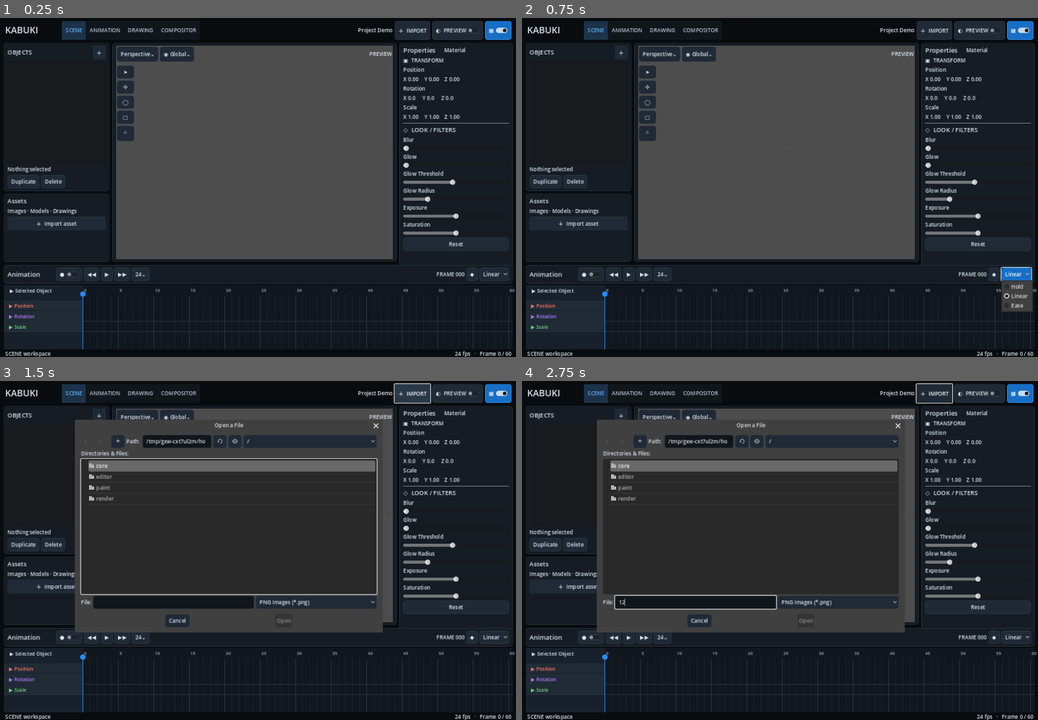
Above: before the commit, frames 1-4 (two rows, left to right).
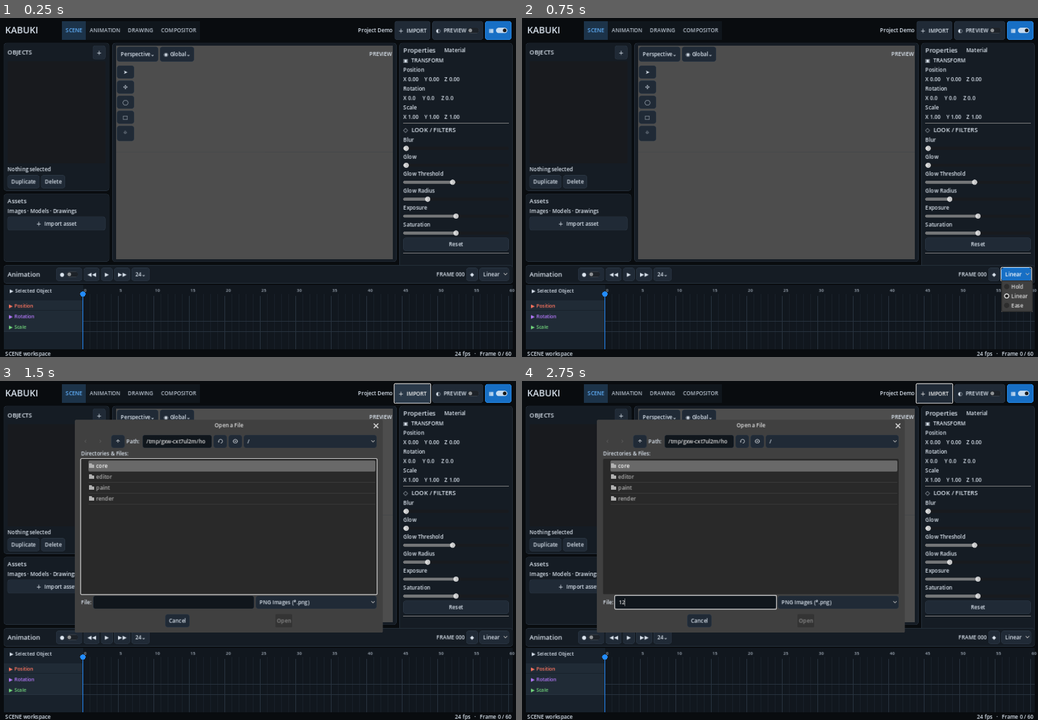
Above: after the commit, the same moments.

Repository: Onnevan/Kabuki
Game: Godot game, scene res://editor/main.tscn
Same seed, same stepped clock (60 frames per second), same inputs: the game is played once before the commit and once after it.
Inputs (mouse positions are in pixels of both pictures, inside the frame that each line leads up to):
- Up to frame 1 (0.25 s): no input
- Up to frame 2 (0.75 s): click "Linear" at 0.5 s
- Up to frame 3 (1.5 s): click "＋ IMPORT" at 1.25 s
- Up to frame 4 (2.75 s): click (697, 601) at 2.02 s; type "12" at 2.1 s

The runs differ from the first frame. In frame 1, less than 0.1% of the frame differs, in the area x 78-99%, y 69-70%; in frame 2, less than 0.1%; in frame 3, less than 0.1%, in the area x 40-99%, y 16-70%; in frame 4, less than 0.1%.

Commit message:
Add selected key interpolation inspector

Diff:
--- a/editor/main.tscn
+++ b/editor/main.tscn
@@ -251,6 +251,36 @@
 value=1.0
 [node name="ResetFilters" type="Button" parent="RightPanel/InspectorPanel/Inspector"]
 text="Reset"
+[node name="KeyInterpSep" type="HSeparator" parent="RightPanel/InspectorPanel/Inspector"]
+[node name="KeyInterpolationPanel" type="VBoxContainer" parent="RightPanel/InspectorPanel/Inspector"]
+unique_name_in_owner=true
+visible=false
+[node name="Title" type="Label" parent="RightPanel/InspectorPanel/Inspector/KeyInterpolationPanel"]
+text="◆  KEYFRAME INTERPOLATION"
+theme_override_font_sizes/font_size=16
+[node name="SelectedKeyInfo" type="Label" parent="RightPanel/InspectorPanel/Inspector/KeyInterpolationPanel"]
+unique_name_in_owner=true
+text="No key selected"
+[node name="Constant" type="Button" parent="RightPanel/InspectorPanel/Inspector/KeyInterpolationPanel"]
+text="Constant"
+[node name="Linear" type="Button" parent="RightPanel/InspectorPanel/Inspector/KeyInterpolationPanel"]
+text="Linear"
+[node name="Bezier" type="Button" parent="RightPanel/InspectorPanel/Inspector/KeyInterpolationPanel"]
+text="Bezier / Smooth"
+[node name="QuadraticIn" type="Button" parent="RightPanel/InspectorPanel/Inspector/KeyInterpolationPanel"]
+text="Quadratic In"
+[node name="QuadraticOut" type="Button" parent="RightPanel/InspectorPanel/Inspector/KeyInterpolationPanel"]
+text="Quadratic Out"
+[node name="QuadraticInOut" type="Button" parent="RightPanel/InspectorPanel/Inspector/KeyInterpolationPanel"]
+text="Quadratic In-Out"
+[node name="CubicInOut" type="Button" parent="RightPanel/InspectorPanel/Inspector/KeyInterpolationPanel"]
+text="Cubic In-Out"
+[node name="Back" type="Button" parent="RightPanel/InspectorPanel/Inspector/KeyInterpolationPanel"]
+text="Back / Overshoot"
+[node name="Bounce" type="Button" parent="RightPanel/InspectorPanel/Inspector/KeyInterpolationPanel"]
+text="Bounce"
+[node name="Elastic" type="Button" parent="RightPanel/InspectorPanel/Inspector/KeyInterpolationPanel"]
+text="Elastic"
 
 [node name="Bottom" type="VBoxContainer" parent="."]
 unique_name_in_owner=true
@@ -347,3 +377,14 @@
 
 [connection signal="value_changed" from="RightPanel/InspectorPanel/Inspector/GlowThreshold" to="." method="_on_filter_changed"]
 [connection signal="value_changed" from="RightPanel/InspectorPanel/Inspector/GlowRadius" to="." method="_on_filter_changed"]
+
+[connection signal="pressed" from="RightPanel/InspectorPanel/Inspector/KeyInterpolationPanel/Constant" to="." method="_on_key_interp_constant"]
+[connection signal="pressed" from="RightPanel/InspectorPanel/Inspector/KeyInterpolationPanel/Linear" to="." method="_on_key_interp_linear"]
+[connection signal="pressed" from="RightPanel/InspectorPanel/Inspector/KeyInterpolationPanel/Bezier" to="." method="_on_key_interp_bezier"]
+[connection signal="pressed" from="RightPanel/InspectorPanel/Inspector/KeyInterpolationPanel/QuadraticIn" to="." method="_on_key_interp_quadratic_in"]
+[connection signal="pressed" from="RightPanel/InspectorPanel/Inspector/KeyInterpolationPanel/QuadraticOut" to="." method="_on_key_interp_quadratic_out"]
+[connection signal="pressed" from="RightPanel/InspectorPanel/Inspector/KeyInterpolationPanel/QuadraticInOut" to="." method="_on_key_interp_quadratic_in_out"]
+[connection signal="pressed" from="RightPanel/InspectorPanel/Inspector/KeyInterpolationPanel/CubicInOut" to="." method="_on_key_interp_cubic_in_out"]
+[connection signal="pressed" from="RightPanel/InspectorPanel/Inspector/KeyInterpolationPanel/Back" to="." method="_on_key_interp_back"]
+[connection signal="pressed" from="RightPanel/InspectorPanel/Inspector/KeyInterpolationPanel/Bounce" to="." method="_on_key_interp_bounce"]
+[connection signal="pressed" from="RightPanel/InspectorPanel/Inspector/KeyInterpolationPanel/Elastic" to="." method="_on_key_interp_elastic"]
